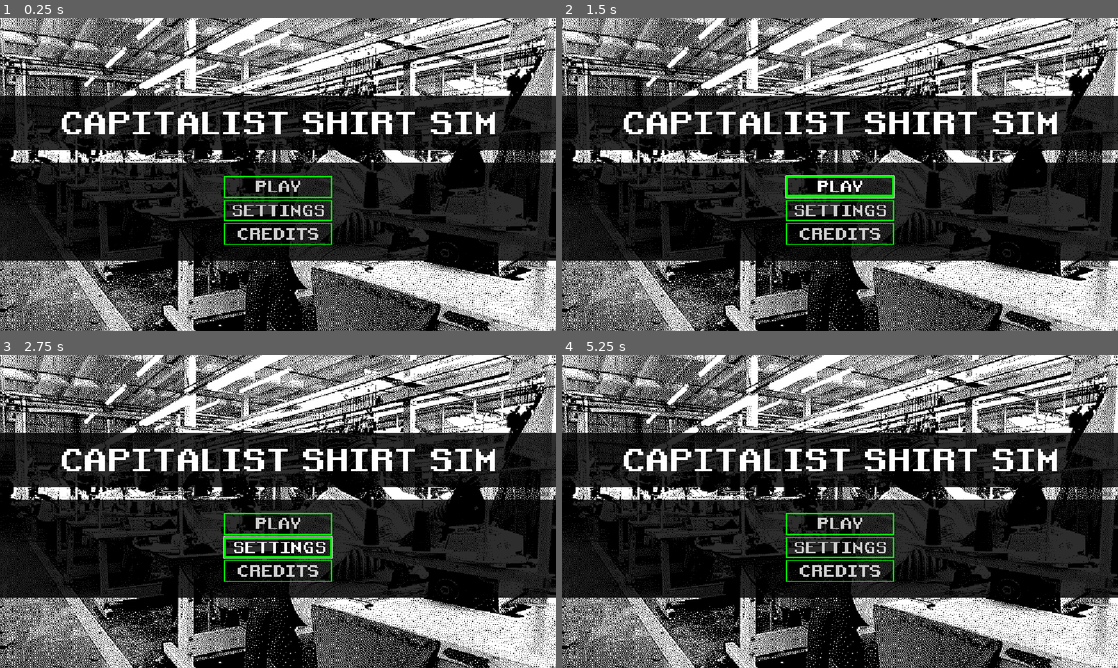
Above: before the commit, frames 1-4 (two rows, left to right).
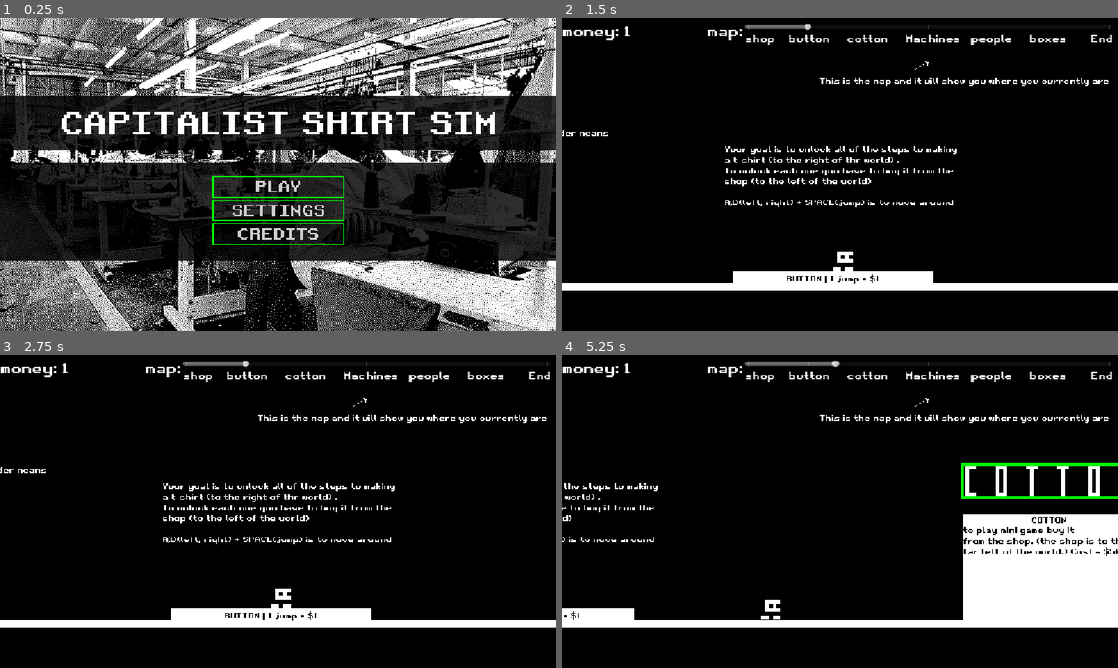
Above: after the commit, the same moments.

Repository: simonM-b/world-history-midterm
Game: Godot game, scene res://scene + script/title.tscn
Two runs of this game, one before a commit and one after it. Both use one fixed random seed, a clock stepped at 60 frames per second and the inputs below. This scene is started directly instead of the project's main scene.
Inputs (mouse positions are in pixels of both pictures, inside the frame that each line leads up to):
- Up to frame 1 (0.25 s): no input
- Up to frame 2 (1.5 s): click "PLAY" at 0.5 s; click (840, 187) at 1.25 s, where only the run before the commit has a clickable "PLAY"
- Up to frame 3 (2.75 s): click (278, 545) at 2 s, where only the run before the commit has a clickable "SETTINGS"
- Up to frame 4 (5.25 s): click (840, 570) at 2.75 s, where only the run before the commit has a clickable "CREDITS"; click (840, 445) at 3.5 s, where only the run before the commit has a clickable "BACK"; tap Enter (ui_accept) at 4.25 s; move the mouse to (962, 495) at 4.27 s; hold Right (right) 4.28-5 s; click (962, 495) at 4.42 s; tap Space (jump) at 4.52 s; click (1090, 480) at 5.02 s

The runs differ from the first frame. In frame 1, 0.3% of the frame differs, in the area x 38-62%, y 50-73%; in frame 2, 61%; in frame 3, 61%; in frame 4, 64%, in the area x 0-100%, y 0-100%.

Commit message:
finished boxes minigame

Diff:
--- a/GLOBAL.gd
+++ b/GLOBAL.gd
@@ -15,6 +15,14 @@
 var machBought = false
 var boxes = false
 
+var minigameMoney = {
+	button = 1,
+	cotton = 5,
+	machines = 50,
+	people = 500,
+	boxes = 5000
+}
+
 # Called when the node enters the scene tree for the first time.
 func _ready() -> void:
 	pass # Replace with function body.
--- a/scene + script/block rigid.tscn
+++ b/scene + script/block rigid.tscn
@@ -26,8 +26,8 @@
 border_color = Color(0.8, 0.8, 0.16078432, 1)
 
 [node name="RigidBody2D" type="RigidBody2D" groups=["pickable"]]
-collision_layer = 2
-collision_mask = 2
+collision_layer = 6
+collision_mask = 6
 input_pickable = true
 script = ExtResource("1_5vp2w")
 
@@ -66,4 +66,8 @@
 theme_override_styles/disabled = SubResource("StyleBoxFlat_5vp2w")
 theme_override_styles/focus = SubResource("StyleBoxFlat_5vp2w")
 
+[node name="RayCast2D" type="RayCast2D" parent="."]
+target_position = Vector2(0, 23)
+collision_mask = 2
+
 [connection signal="input_event" from="." to="." method="_on_input_event"]
--- a/scene + script/block_rigid.gd
+++ b/scene + script/block_rigid.gd
@@ -1,6 +1,7 @@
 extends RigidBody2D
 
 signal clicked
+signal onFloor
 
 var held = false
 
@@ -8,6 +9,9 @@
 
 var yMultipyer = 1
 var yML = [0.2,0.5,1,1.2,1.5,1.7,2,2.5]
+
+var canBeExamined = false
+
 
 func _ready() -> void:
 	var ym = yML[yMultipyer]
@@ -31,6 +35,12 @@
 		rotation = 0
 		global_transform.origin = get_global_mouse_position() + offset
 
+	if held == false and $RayCast2D.is_colliding():
+		canBeExamined = true
+		#print("can be examined")
+	else:
+		canBeExamined = false
+
 func pickup():
 	if held:
 		return
--- a/scene + script/boxes_ui.gd
+++ b/scene + script/boxes_ui.gd
@@ -8,7 +8,15 @@
 var held_object = null
 var randSlect = []
 
+var otime = true
 
+var sizeList = [100,100,100,100,100]
+
+@onready var ray0 = $"stack checker/ray0"
+@onready var ray1 = $"stack checker/ray1"
+@onready var ray2 = $"stack checker/ray2"
+@onready var ray3 = $"stack checker/ray3"
+@onready var ray4 = $"stack checker/ray4"
 
 
 # Called when the node enters the scene tree for the first time.
@@ -23,6 +31,7 @@
 		restart()
 	if GLOBAL.boxes:
 		$ColorRect2.hide()
+	getStackPos()
 
 func randNoRepets(max,min):
 	while true:
@@ -67,16 +76,83 @@
 			held_object = null
 
 func restart():
+	otime = true
 	$loading.show()
 	$blocks.hide()
 	randSlect = []
 	stopSpawning = 0
 	stopSpawningMax = 5
 	$Timer.start()
+	sizeList = [100,100,100,100,100]
 	for i in $blocks.get_children():
 		i.queue_free()
+
+func getStackPos():
+	if ray0.is_colliding():
+		var rayCol = ray0.get_collider()
+		if rayCol.is_in_group("pickable"):
+			if rayCol.canBeExamined:
+				sizeList[0] = rayCol.yMultipyer
+	else:
+		sizeList[0] = 100
+
+	if ray1.is_colliding():
+		var rayCol = ray1.get_collider()
+		if rayCol.is_in_group("pickable"):
+			if rayCol.canBeExamined:
+				sizeList[1] = rayCol.yMultipyer
+	else:
+		sizeList[1] = 100
+
+	if ray2.is_colliding():
+		var rayCol = ray2.get_collider()
+		if rayCol.is_in_group("pickable"):
+			if rayCol.canBeExamined:
+				sizeList[2] = rayCol.yMultipyer
+	else:
+		sizeList[2] = 100
+
+	if ray3.is_colliding():
+		var rayCol = ray3.get_collider()
+		if rayCol.is_in_group("pickable"):
+			if rayCol.canBeExamined:
+				sizeList[3] = rayCol.yMultipyer
+	else:
+		sizeList[3] = 100
+
+	if ray4.is_colliding():
+		var rayCol = ray4.get_collider()
+		if rayCol.is_in_group("pickable"):
+			if rayCol.canBeExamined:
+				sizeList[4] = rayCol.yMultipyer
+	else:
+		sizeList[4] = 100
+	checkBlockCorrectOrder()
 
 
 func _on_loading_time_timeout() -> void:
 	$blocks.show()
 	$loading.hide()
+
+
+func _on_overide_pressed() -> void:
+	GLOBAL.boxes = true
+	restart()
+
+func checkBlockCorrectOrder():
+	if otime:
+		print(sizeList)
+		var arr = sizeList
+		for i in range(arr.size() - 1):
+
+			if arr[i] >= arr[i + 1] or arr[i] == 100:
+				print("wrong")
+				return null
+
+		$"after correct reset timer".start()
+		print("correct")
+		otime = false
+
+
+func _on_after_correct_reset_timer_timeout() -> void:
+	restart()
--- a/scene + script/boxes_ui.tscn
+++ b/scene + script/boxes_ui.tscn
@@ -75,6 +75,14 @@
 theme_override_font_sizes/font_size = 32
 text = "A"
 
+[node name="ColorRect3" type="ColorRect" parent="."]
+layout_mode = 0
+offset_left = 352.0
+offset_top = 47.0
+offset_right = 358.0
+offset_bottom = 359.0
+color = Color(0.41598046, 0.41598043, 0.4159804, 1)
+
 [node name="StaticBody2D" type="StaticBody2D" parent="."]
 position = Vector2(27, 356)
 collision_layer = 2
@@ -178,7 +186,48 @@
 theme_override_font_sizes/font_size = 32
 text = "to play mini game buy it
 from the shop. (the shop is to the
-far left of the world.) Cost = $1000"
+far left of the world.)
+Cost = $20000"
+
+[node name="stack checker" type="Node2D" parent="."]
+
+[node name="ray0" type="RayCast2D" parent="stack checker"]
+position = Vector2(706, 201)
+target_position = Vector2(-350, 0)
+collision_mask = 6
+
+[node name="ray1" type="RayCast2D" parent="stack checker"]
+position = Vector2(706, 235)
+target_position = Vector2(-350, 0)
+collision_mask = 6
+
+[node name="ray2" type="RayCast2D" parent="stack checker"]
+position = Vector2(706, 269)
+target_position = Vector2(-350, 0)
+collision_mask = 6
+
+[node name="ray3" type="RayCast2D" parent="stack checker"]
+position = Vector2(708, 304)
+target_position = Vector2(-350, 0)
+collision_mask = 6
+
+[node name="ray4" type="RayCast2D" parent="stack checker"]
+position = Vector2(708, 338)
+target_position = Vector2(-350, 0)
+collision_mask = 6
+
+[node name="overide" type="Button" parent="."]
+visible = false
+layout_mode = 0
+offset_right = 8.0
+offset_bottom = 8.0
+text = "overide price"
+
+[node name="after correct reset timer" type="Timer" parent="."]
+wait_time = 0.2
+one_shot = true
 
 [connection signal="timeout" from="Timer" to="." method="_on_timer_timeout"]
 [connection signal="timeout" from="loading time" to="." method="_on_loading_time_timeout"]
+[connection signal="pressed" from="overide" to="." method="_on_overide_pressed"]
+[connection signal="timeout" from="after correct reset timer" to="." method="_on_after_correct_reset_timer_timeout"]
--- a/scene + script/cotton.gd
+++ b/scene + script/cotton.gd
@@ -15,7 +15,7 @@
 func _process(delta: float) -> void:
 	if health <= minimumHealth:
 		killed.emit()
-		GLOBAL.money += 5
+		GLOBAL.money += GLOBAL.minigameMoney.cotton
 		queue_free()
 
 
--- a/scene + script/machines_ui.gd
+++ b/scene + script/machines_ui.gd
@@ -47,3 +47,9 @@
 func _on_timer_timeout() -> void:
 	if GLOBAL.machBought and GLOBAL.machon:
 		spawnInCotton()
+
+
+func _on_mc_coll_area_entered(area: Area2D) -> void:
+	if area.is_in_group("cotton mach"):
+		GLOBAL.money += GLOBAL.minigameMoney.machines
+		area.queue_free()
--- a/scene + script/machines_ui.tscn
+++ b/scene + script/machines_ui.tscn
@@ -18,6 +18,9 @@
 border_width_right = 8
 border_width_bottom = 8
 border_color = Color(0, 0.9647059, 0, 1)
+
+[sub_resource type="RectangleShape2D" id="RectangleShape2D_npwmm"]
+size = Vector2(8.300002, 4.0999994)
 
 [node name="machines ui" type="Control"]
 layout_mode = 3
@@ -152,8 +155,15 @@
 region_enabled = true
 region_rect = Rect2(56, 40, 8, 8)
 
+[node name="mc coll" type="Area2D" parent="mc"]
+
+[node name="CollisionShape2D" type="CollisionShape2D" parent="mc/mc coll"]
+position = Vector2(-0.45000076, 1.1499977)
+scale = Vector2(0.99999976, 0.99999976)
+shape = SubResource("RectangleShape2D_npwmm")
+
 [node name="Timer" type="Timer" parent="."]
-wait_time = 3.0
+wait_time = 1.5
 autostart = true
 
 [node name="ColorRect2" type="ColorRect" parent="."]
@@ -211,4 +221,5 @@
 
 [connection signal="pressed" from="ColorRect/MarginContainer/VBoxContainer/CenterContainer/HBoxContainer/left" to="." method="_on_left_pressed"]
 [connection signal="pressed" from="ColorRect/MarginContainer/VBoxContainer/CenterContainer/HBoxContainer/right" to="." method="_on_right_pressed"]
+[connection signal="area_entered" from="mc/mc coll" to="." method="_on_mc_coll_area_entered"]
 [connection signal="timeout" from="Timer" to="." method="_on_timer_timeout"]
--- a/scene + script/main_player.gd
+++ b/scene + script/main_player.gd
@@ -55,7 +55,7 @@
 func _on_area_2d_area_entered(area: Area2D) -> void:
 	if area.is_in_group("button"):
 		print("money: ",GLOBAL.money)
-		GLOBAL.money += 1
+		GLOBAL.money += GLOBAL.minigameMoney.button
 	#if area.is_in_group("shop area"):
 	#	GLOBAL.mapProgress = 0
 	#elif  area.is_in_group("button area"):
--- a/scene + script/mcotton.gd
+++ b/scene + script/mcotton.gd
@@ -1,6 +1,6 @@
 extends Sprite2D
 
-var speed = 1
+var speed = 2
 var killHeight = 300
 
 # Called when the node enters the scene tree for the first time.
--- a/scene + script/shop_ui.gd
+++ b/scene + script/shop_ui.gd
@@ -12,15 +12,18 @@
 
 
 func _on_c_button_pressed() -> void:
-	GLOBAL.cotton = true
-	$"ColorRect/MarginContainer/VBoxContainer/cotton plant".hide()
+	if GLOBAL.money >= 25:
+		GLOBAL.cotton = true
+		$"ColorRect/MarginContainer/VBoxContainer/cotton plant".hide()
 
 
 func _on_m_button_pressed() -> void:
-	GLOBAL.machBought = true
-	$ColorRect/MarginContainer/VBoxContainer/Machines.hide()
+	if GLOBAL.money >= 1000:
+		GLOBAL.machBought = true
+		$ColorRect/MarginContainer/VBoxContainer/Machines.hide()
 
 
 func _on_b_b_button_pressed() -> void:
-	GLOBAL.boxes = true
-	$ColorRect/MarginContainer/VBoxContainer/boxes.hide()
+	if GLOBAL.money >= 20000:
+		GLOBAL.boxes = true
+		$ColorRect/MarginContainer/VBoxContainer/boxes.hide()
--- a/scene + script/shop_ui.tscn
+++ b/scene + script/shop_ui.tscn
@@ -56,6 +56,7 @@
 theme_override_constants/separation = 34
 
 [node name="walking speed" type="HBoxContainer" parent="ColorRect/MarginContainer/VBoxContainer"]
+modulate = Color(0.69135684, 0.6913568, 0.69135684, 0.39215687)
 layout_mode = 2
 theme_override_constants/separation = 10
 
@@ -159,6 +160,7 @@
 text = "Machines"
 
 [node name="people" type="HBoxContainer" parent="ColorRect/MarginContainer/VBoxContainer"]
+modulate = Color(0.69135684, 0.6913568, 0.69135684, 0.39215687)
 layout_mode = 2
 theme_override_constants/separation = 10
 
@@ -225,6 +227,7 @@
 text = "Shipping boxes"
 
 [node name="make a shirt" type="HBoxContainer" parent="ColorRect/MarginContainer/VBoxContainer"]
+modulate = Color(0.69135684, 0.6913568, 0.69135684, 0.39215687)
 layout_mode = 2
 theme_override_constants/separation = 10
 
--- a/scene + script/title.gd
+++ b/scene + script/title.gd
@@ -12,7 +12,7 @@
 
 
 func _on_play_pressed() -> void:
-	pass # Replace with function body.
+	get_tree().change_scene_to_file("res://scene + script/main.tscn")
 
 
 func _on_settings_pressed() -> void:
--- a/scene + script/title.tscn
+++ b/scene + script/title.tscn
@@ -98,7 +98,7 @@
 theme_override_styles/normal = ExtResource("4_j27sm")
 theme_override_styles/pressed = ExtResource("4_j27sm")
 theme_override_styles/hover = SubResource("StyleBoxFlat_j27sm")
-text = " SETTINGS "
+text = "   SETTINGS   "
 
 [node name="credits" type="Button" parent="CenterContainer/VBoxContainer/VBoxContainer"]
 layout_mode = 2
Not shown: 1 places in scene + script/machines_ui.tscn that only renumber resources
